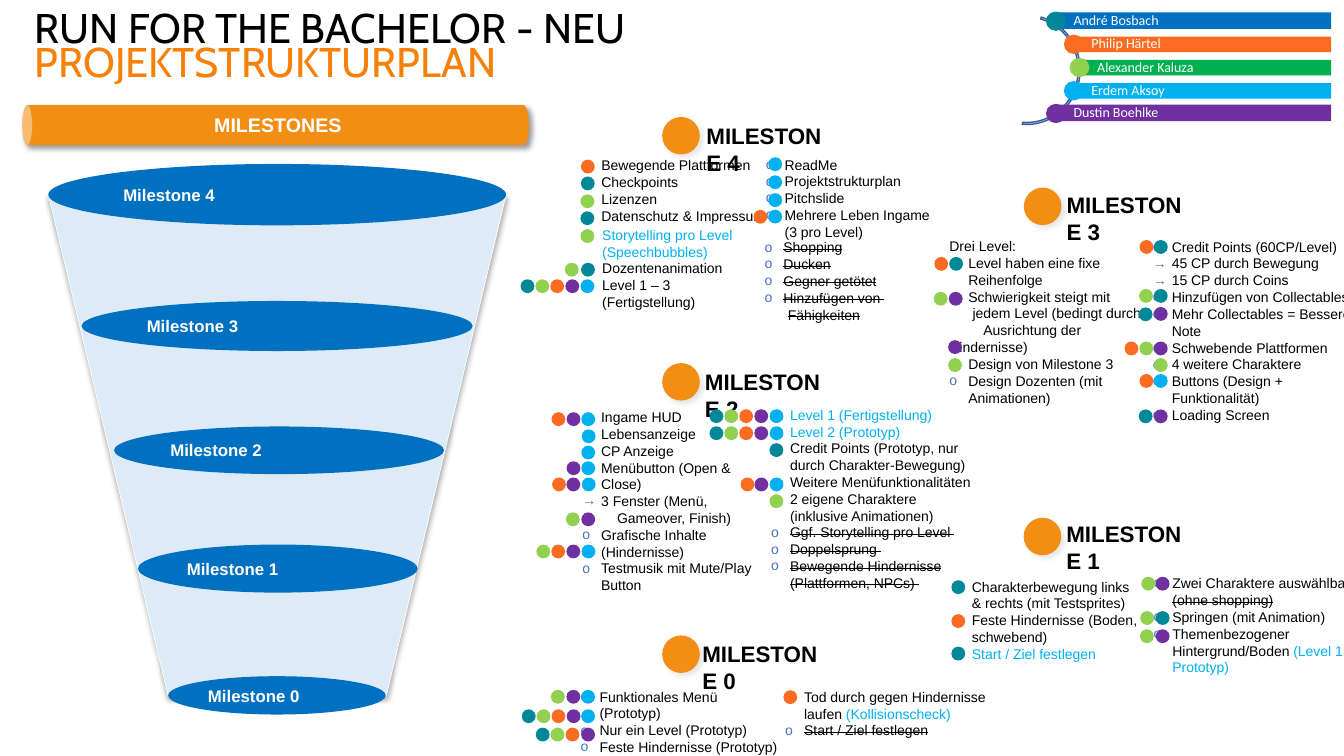
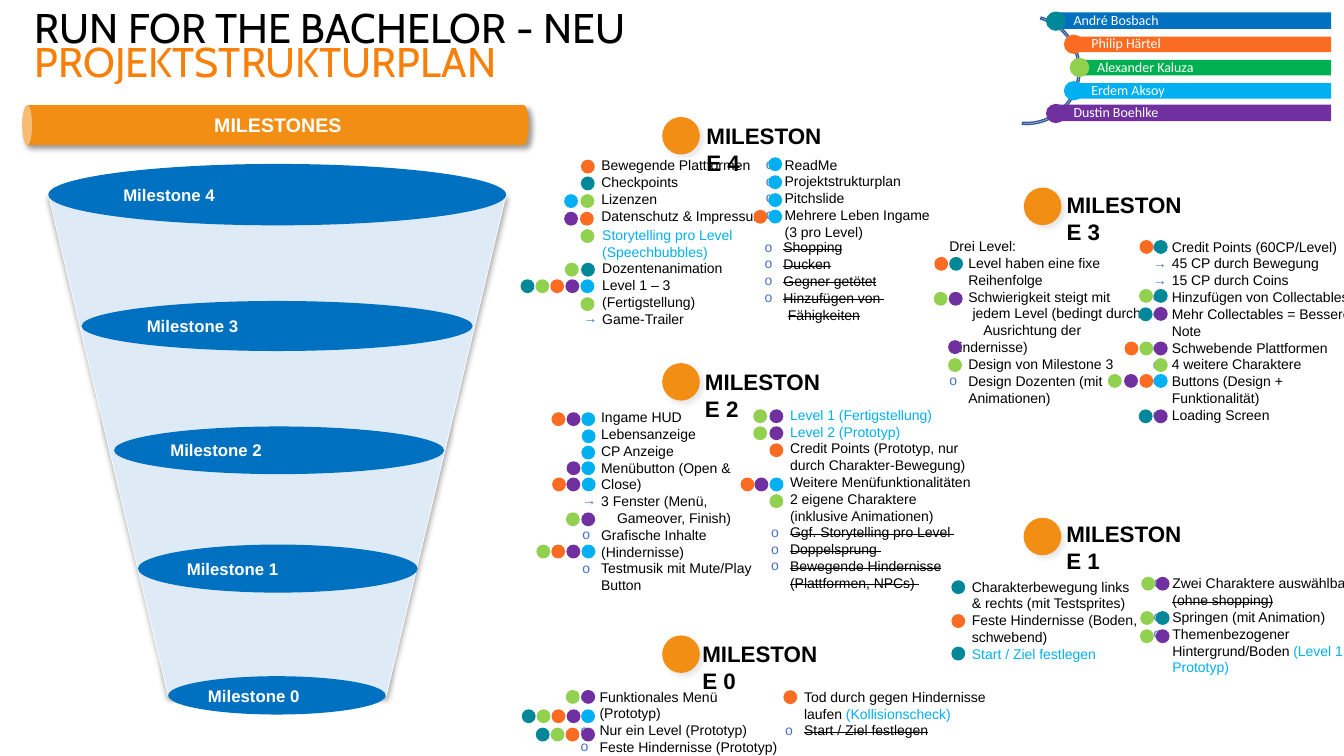
Before and after one commit to philip2725/Run-for-the-Bachelor, a slide deck: slide 3 of assets/Dokumente/Projektstrukturplan_ALT+NEU.pptx. Drawn at 1344x756 pixels with LibreOffice and Linux fonts; fonts in the diff are those of the drawing. Boxes give left, top, right and bottom in pixels: in the first picture for what was removed or moved away, otherwise in the second. Text is boxed around its words. In the diff, an @@ line names an element or a change of style, - is before the commit and + after.

```diff
--- a/assets/Dokumente/Projektstrukturplan_ALT+NEU.pptx
+++ b/assets/Dokumente/Projektstrukturplan_ALT+NEU.pptx
@@ ellipse: place and size @@
-ellipse at bbox=[770, 409, 784, 423]
+ellipse at bbox=[565, 195, 579, 209]
@@ ellipse added at bbox=[565, 212, 579, 226], fill #7030A0 @@
@@ ellipse at bbox=[580, 212, 594, 226]: fill #008899 to #FC6B22 @@
@@ ellipse added at bbox=[581, 297, 595, 312], fill #92D050 @@
@@ text at bbox=[602, 314, 684, 324]: paragraph added @@
+→ Game-Trailer
@@ ellipse added at bbox=[1108, 374, 1122, 388], fill #92D050 @@
@@ ellipse added at bbox=[1124, 374, 1138, 388], fill #7030A0 @@
@@ ellipse removed at bbox=[710, 409, 724, 423] @@
@@ ellipse removed at bbox=[739, 409, 753, 423] @@
@@ ellipse: place and size @@
-ellipse at bbox=[725, 409, 739, 423]
+ellipse at bbox=[753, 409, 767, 423]
@@ ellipse removed at bbox=[710, 426, 724, 441] @@
@@ ellipse: place and size @@
-ellipse at bbox=[725, 426, 739, 441]
+ellipse at bbox=[753, 426, 767, 441]
@@ ellipse: place and size @@
-ellipse at bbox=[739, 426, 753, 441]
+ellipse at bbox=[769, 444, 783, 458]
@@ ellipse removed at bbox=[769, 444, 783, 458] @@
@@ ellipse removed at bbox=[770, 426, 784, 441] @@
@@ 4 ellipses: place and size @@
-4 ellipses at bbox=[552, 409, 768, 704]
+4 ellipses at bbox=[566, 409, 783, 705]
@@ ellipse removed at bbox=[582, 690, 596, 704] @@
```
Also in this commit, not shown: 1 other file.
